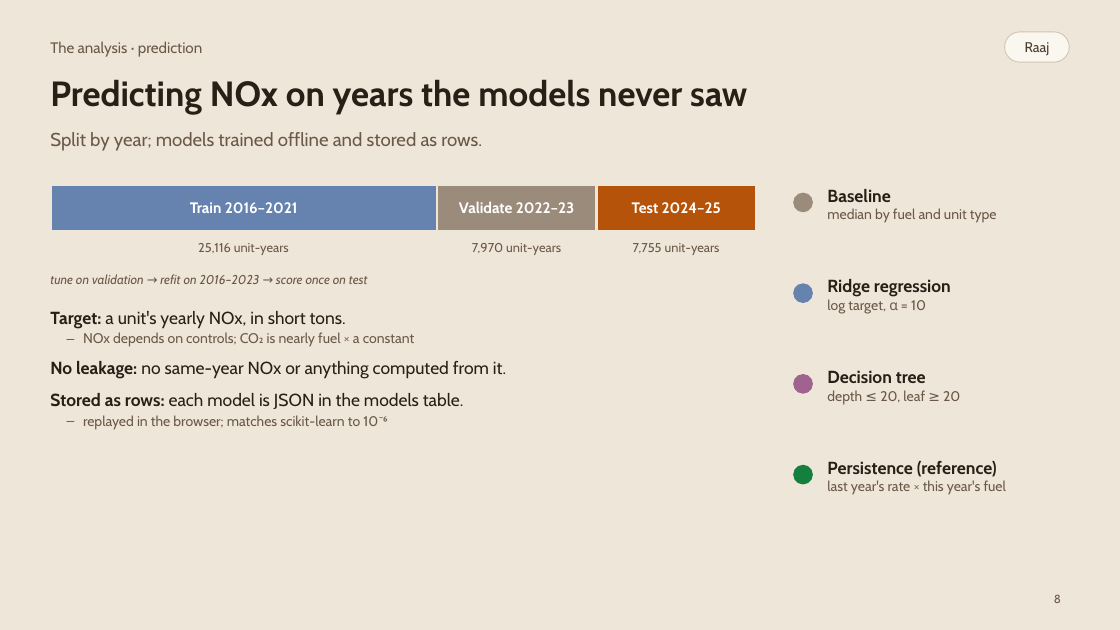
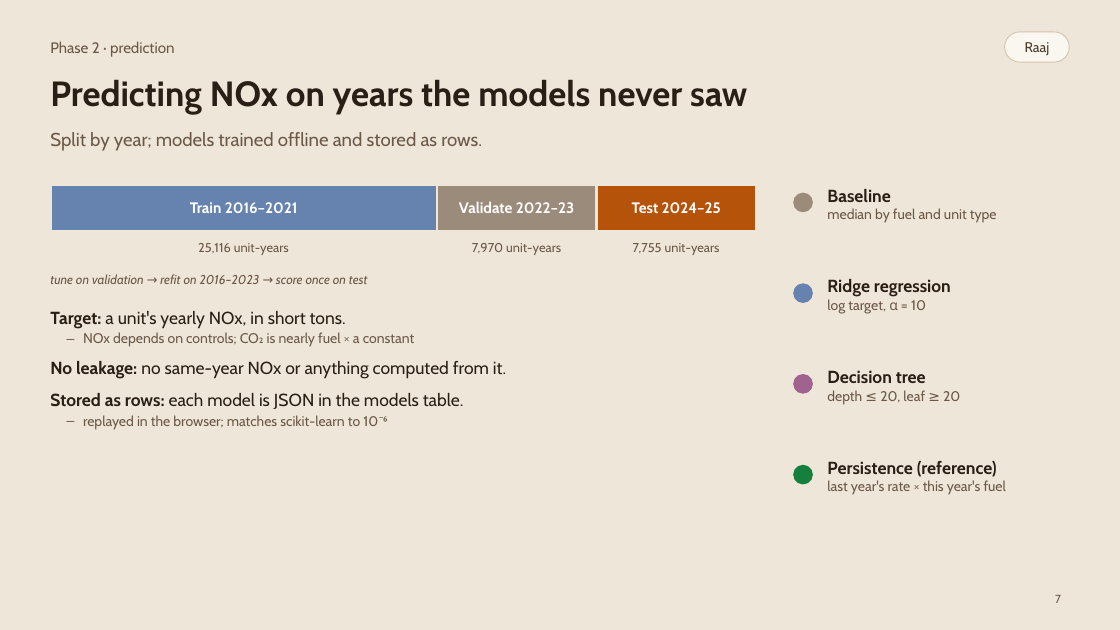
Before and after one commit to raajbanga/epaData, a slide deck: slide 7 of report/phase2/slides/epaData-slides.pptx (slide 8 before the commit). Drawn at 1120x630 pixels with LibreOffice and Linux fonts; fonts in the diff are those of the drawing. Boxes give left, top, right and bottom in pixels: in the first picture for what was removed or moved away, otherwise in the second. Text is boxed around its words. In the diff, an @@ line names an element or a change of style, - is before the commit and + after.

Commit message:
docs(slides): focus the deck on Phase 2
- New slides: what Phase 2 added, the three new tables, the analysis query
- Drop the import and Phase 1 index slides; cut corner-case slides
- Main bugs instead of what was hard; no date line or footer
- GitHub link with the leaf icon; code blocks sized to their text

```diff
--- a/report/phase2/slides/epaData-slides.pptx
+++ b/report/phase2/slides/epaData-slides.pptx
@@ text at box(50, 41, 174, 56): text changed @@
-The analysis · prediction
+Phase 2 · prediction
@@ page number at box(1055, 595, 1061, 603): text changed @@
-8
+7
```
Also in this commit, not shown: 5 other slides changed, 3 slides added, 4 slides removed, 3 other files.
